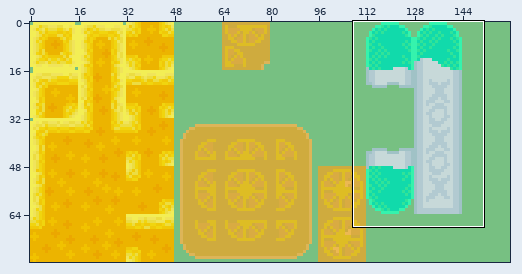
Pixel-art file, stored at Assets/Art/Tilesets/sour/sour aseprite.aseprite. Above, an overview of the earlier version with the close-up marked.
Close-up. Before:
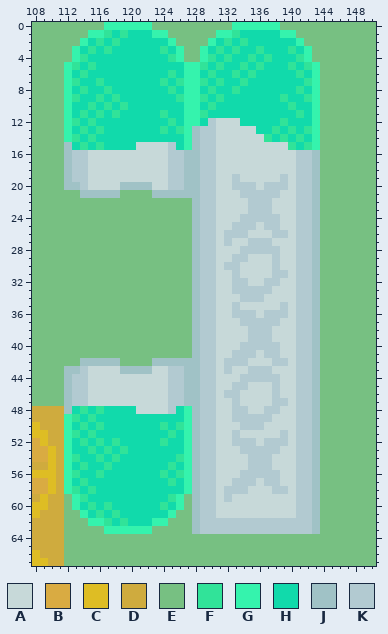
160x80 pixels, 1 frame. Shown: x 108..150, y 0..67.
Palette (. is transparent): A #c7d9d9  B #d9ab42  C #debd24  D #cfab3e  E #77c082  F #31e399  G #35f3ad  H #11daab  J #a0c2c6  K #b2cad1
After the commit:
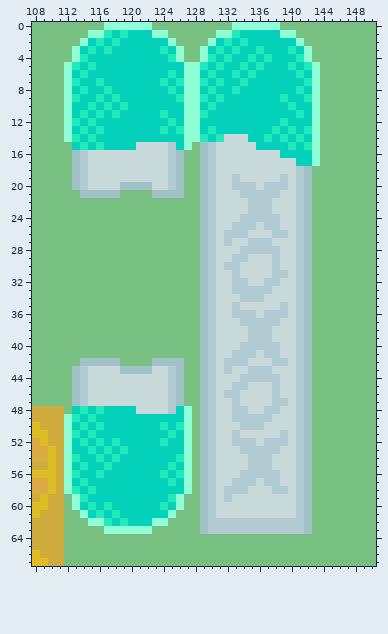
The author wrote: updated dipstick colors
Diff:
@@ palette @@
-F #31e399
+F #23eab9
-G #35f3ad
+G #8fffd6
-H #11daab
+H #04d1b9
--- layer "tilemap"
@@ x 108..150 @@
 11 EEEEGHFHFHFHHHHHFHHGGFHHHHHHHHHHHFHGEEEEEEE
-12 EEEEGFHFHHHHHHHHHFHGGHKAAAHHHHHFHHHGEEEEEEE
-13 EEEEGHFHFHHHHHHHFHFGJKKAAAAAHHFHFHFGEEEEEEE
-14 EEEEGFHFHHHHHHHHHHHGJKKAAAAAAFHFHFHGEEEEEEE
-15 EEEEJHFHFHHHHAAAAKHGJKKAAAAAAAAAFHFGEEEEEEE
-16 EEEEJKKAAAAAAAAAAKKJJKKAAAAAAAAAAKKJEEEEEEE
-17 EEEEJKKAAAAAAAAAAKKJJKKAAAAAAAAAAKKJEEEEEEE
-18 EEEEJKKAAAAAAAAAAKKJJKKAAAAAAAAAAKKJEEEEEEE
-19 EEEEJKKAAAAAAAAAAKKJJKKAAKAAAAAKAKKJEEEEEEE
-20 EEEEJJKAAAAJJJJAAKKJJKKAAKKKAKKKAKKJEEEEEEE
-21 EEEEEEJJJJJEEEEJJJJJJKKAAAKKKKKAAKKJEEEEEEE
-22 EEEEEEEEEEEEEEEEEEEEJKKAAAAKKKAAAKKJEEEEEEE
-23 EEEEEEEEEEEEEEEEEEEEJKKAAAAKKKAAAKKJEEEEEEE
-24 EEEEEEEEEEEEEEEEEEEEJKKAAAKKKKKAAKKJEEEEEEE
-25 EEEEEEEEEEEEEEEEEEEEJKKAAKKKAKKAAKKJEEEEEEE
-26 EEEEEEEEEEEEEEEEEEEEJKKAKKKAAAKKAKKJEEEEEEE
-27 EEEEEEEEEEEEEEEEEEEEJKKAKAAKKKAAAKKJEEEEEEE
-28 EEEEEEEEEEEEEEEEEEEEJKKAAAKKKKKAAKKJEEEEEEE
-29 EEEEEEEEEEEEEEEEEEEEJKKAAKKAAAKAAKKJEEEEEEE
-30 EEEEEEEEEEEEEEEEEEEEJKKAKKAAAAKAAKKJEEEEEEE
-31 EEEEEEEEEEEEEEEEEEEEJKKAAKAAAAKKAKKJEEEEEEE
-32 EEEEEEEEEEEEEEEEEEEEJKKAAKKAAKKAAKKJEEEEEEE
-33 EEEEEEEEEEEEEEEEEEEEJKKAAKKKKKAAAKKJEEEEEEE
-34 EEEEEEEEEEEEEEEEEEEEJKKAAAKKKAAAAKKJEEEEEEE
-35 EEEEEEEEEEEEEEEEEEEEJKKAAKAAAAAKAKKJEEEEEEE
-36 EEEEEEEEEEEEEEEEEEEEJKKAAKKKAKKKAKKJEEEEEEE
-37 EEEEEEEEEEEEEEEEEEEEJKKAAAKKKKKAAKKJEEEEEEE
-38 EEEEEEEEEEEEEEEEEEEEJKKAAAAKKKAAAKKJEEEEEEE
-39 EEEEEEEEEEEEEEEEEEEEJKKAAAAKKKAAAKKJEEEEEEE
-40 EEEEEEEEEEEEEEEEEEEEJKKAAAKKKKKAAKKJEEEEEEE
-41 EEEEEEEEEEEEEEEEEEEEJKKAAKKKAKKAAKKJEEEEEEE
-42 EEEEEEJJJJJEEEEJJJJJJKKAKKKAAAKKAKKJEEEEEEE
-43 EEEEJJKAAAAJJJJAAKKJJKKAKAAKKKAAAKKJEEEEEEE
-44 EEEEJKKAAAAAAAAAAKKJJKKAAAKKKKKAAKKJEEEEEEE
-45 EEEEJKKAAAAAAAAAAKKJJKKAAKKAAAKAAKKJEEEEEEE
-46 EEEEJKKAAAAAAAAAAKKJJKKAKKAAAAKAAKKJEEEEEEE
-47 EEEEJKKAAAAAAAAAAKKJJKKAAKAAAAKKAKKJEEEEEEE
-48 DDDDJHFHFHHHHAAAAKHGJKKAAKKAAKKAAKKJEEEEEEE
-49 DDDDGFHFHHHHHHHHHHHGJKKAAKKKKKAAAKKJEEEEEEE
-50 CDDDGHFHFHHHHHHHFHFGJKKAAAKKKAAAAKKJEEEEEEE
-51 CCDDGFHFHHHHHHHHHFHGJKKAAKAAAAAKAKKJEEEEEEE
-52 BCDDGHFHFHFHHHHHFHHGJKKAAKKKAKKKAKKJEEEEEEE
-53 BBCDGHHFHFHFHHHHHHHGJKKAAAKKKKKAAKKJEEEEEEE
-54 BBCDGFHHFHFHHHHHHHFGJKKAAAAKKKAAAKKJEEEEEEE
-55 DDCDGHFHHFHHHHHHHFHGJKKAAAAKKKAAAKKJEEEEEEE
-56 CCCDGFHHFHHHHHHHFHFGJKKAAAKKKKKAAKKJEEEEEEE
-57 BBCDGHFHHHHHHHHHHFHGJKKAAKKKAKKAAKKJEEEEEEE
-58 BBCDGFHFHHHHHHHHHHHGJKKAKKKAAAKKAKKJEEEEEEE
-59 DCDDEGFHHHHHHHHHHFGEJKKAKAAAAAAAAKKJEEEEEEE
-60 CCDDEGHFHFHHHHHHFHGEJKKAAAAAAAAAAKKJEEEEEEE
-61 CDDDEEGHFHFHHHHHHGEEJKKAAAAAAAAAAKKJEEEEEEE
-62 DDDDEEEGGFHFHHHGGEEEJKKKKKKKKKKKKKKJEEEEEEE
-63 DDDDEEEEEGGGGGGEEEEEJKKKKKKKKKKKKKKJEEEEEEE
+12 EEEEGFHFHHHHHHHHHFHGGHHHHHHHHHHFHHHGEEEEEEE
+13 EEEEGHFHFHHHHHHHFHFGGHFHHHHHHHFHFHFGEEEEEEE
+14 EEEEGFHFHHHHHHHHHHHGGFHFAAAHHFHFHFHGEEEEEEE
+15 EEEEEHFHFHHHHAAAAKHGEJKAAAAAHHHHFHFGEEEEEEE
+16 EEEEEJKAAAAAAAAAAKJEEJKAAAAAAAAHHHHGEEEEEEE
+17 EEEEEJKAAAAAAAAAAKJEEJKAAAAAAAAAAHHGEEEEEEE
+18 EEEEEJKAAAAAAAAAAKJEEJKAAAAAAAAAAKJEEEEEEEE
+19 EEEEEJKAAAAAAAAAAKJEEJKAAKAAAAAKAKJEEEEEEEE
+20 EEEEEJKAAAAJJJJAAKJEEJKAAKKKAKKKAKJEEEEEEEE
+21 EEEEEEJJJJJEEEEJJJJEEJKAAAKKKKKAAKJEEEEEEEE
+22 EEEEEEEEEEEEEEEEEEEEEJKAAAAKKKAAAKJEEEEEEEE
+23 EEEEEEEEEEEEEEEEEEEEEJKAAAAKKKAAAKJEEEEEEEE
+24 EEEEEEEEEEEEEEEEEEEEEJKAAAKKKKKAAKJEEEEEEEE
+25 EEEEEEEEEEEEEEEEEEEEEJKAAKKKAKKAAKJEEEEEEEE
+26 EEEEEEEEEEEEEEEEEEEEEJKAKKKAAAKKAKJEEEEEEEE
+27 EEEEEEEEEEEEEEEEEEEEEJKAKAAKKKAAAKJEEEEEEEE
+28 EEEEEEEEEEEEEEEEEEEEEJKAAAKKKKKAAKJEEEEEEEE
+29 EEEEEEEEEEEEEEEEEEEEEJKAAKKAAAKAAKJEEEEEEEE
+30 EEEEEEEEEEEEEEEEEEEEEJKAKKAAAAKAAKJEEEEEEEE
+31 EEEEEEEEEEEEEEEEEEEEEJKAAKAAAAKKAKJEEEEEEEE
+32 EEEEEEEEEEEEEEEEEEEEEJKAAKKAAKKAAKJEEEEEEEE
+33 EEEEEEEEEEEEEEEEEEEEEJKAAKKKKKAAAKJEEEEEEEE
+34 EEEEEEEEEEEEEEEEEEEEEJKAAAKKKAAAAKJEEEEEEEE
+35 EEEEEEEEEEEEEEEEEEEEEJKAAKAAAAAKAKJEEEEEEEE
+36 EEEEEEEEEEEEEEEEEEEEEJKAAKKKAKKKAKJEEEEEEEE
+37 EEEEEEEEEEEEEEEEEEEEEJKAAAKKKKKAAKJEEEEEEEE
+38 EEEEEEEEEEEEEEEEEEEEEJKAAAAKKKAAAKJEEEEEEEE
+39 EEEEEEEEEEEEEEEEEEEEEJKAAAAKKKAAAKJEEEEEEEE
+40 EEEEEEEEEEEEEEEEEEEEEJKAAAKKKKKAAKJEEEEEEEE
+41 EEEEEEEEEEEEEEEEEEEEEJKAAKKKAKKAAKJEEEEEEEE
+42 EEEEEEJJJJJEEEEJJJJEEJKAKKKAAAKKAKJEEEEEEEE
+43 EEEEEJKAAAAJJJJAAKJEEJKAKAAKKKAAAKJEEEEEEEE
+44 EEEEEJKAAAAAAAAAAKJEEJKAAAKKKKKAAKJEEEEEEEE
+45 EEEEEJKAAAAAAAAAAKJEEJKAAKKAAAKAAKJEEEEEEEE
+46 EEEEEJKAAAAAAAAAAKJEEJKAKKAAAAKAAKJEEEEEEEE
+47 EEEEEJKAAAAAAAAAAKJEEJKAAKAAAAKKAKJEEEEEEEE
+48 DDDDEHFHFHHHHAAAAKHGEJKAAKKAAKKAAKJEEEEEEEE
+49 DDDDGFHFHHHHHHHHHHHGEJKAAKKKKKAAAKJEEEEEEEE
+50 CDDDGHFHFHHHHHHHFHFGEJKAAAKKKAAAAKJEEEEEEEE
+51 CCDDGFHFHHHHHHHHHFHGEJKAAKAAAAAKAKJEEEEEEEE
+52 BCDDGHFHFHFHHHHHFHHGEJKAAKKKAKKKAKJEEEEEEEE
+53 BBCDGHHFHFHFHHHHHHHGEJKAAAKKKKKAAKJEEEEEEEE
+54 BBCDGFHHFHFHHHHHHHFGEJKAAAAKKKAAAKJEEEEEEEE
+55 DDCDGHFHHFHHHHHHHFHGEJKAAAAKKKAAAKJEEEEEEEE
+56 CCCDGFHHFHHHHHHHFHFGEJKAAAKKKKKAAKJEEEEEEEE
+57 BBCDGHFHHHHHHHHHHFHGEJKAAKKKAKKAAKJEEEEEEEE
+58 BBCDGFHFHHHHHHHHHHHGEJKAKKKAAAKKAKJEEEEEEEE
+59 DCDDEGFHHHHHHHHHHFGEEJKAKAAAAAAAAKJEEEEEEEE
+60 CCDDEGHFHFHHHHHHFHGEEJKAAAAAAAAAAKJEEEEEEEE
+61 CDDDEEGHFHFHHHHHHGEEEJKAAAAAAAAAAKJEEEEEEEE
+62 DDDDEEEGGFHFHHHGGEEEEJKKKKKKKKKKKKJEEEEEEEE
+63 DDDDEEEEEGGGGGGEEEEEEJKKKKKKKKKKKKJEEEEEEEE
 64 DDDDEEEEEEEEEEEEEEEEEEEEEEEEEEEEEEEEEEEEEEE
Where, in picture pixels (left, top, right, bottom), the same in both close-ups:
changed: (64, 22, 320, 534)
